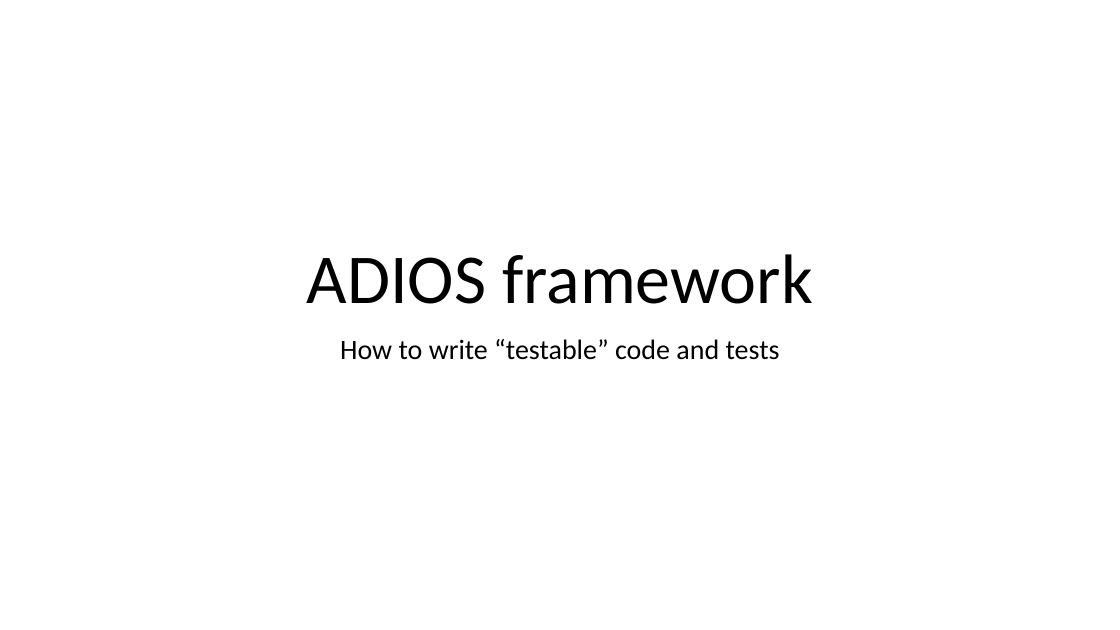
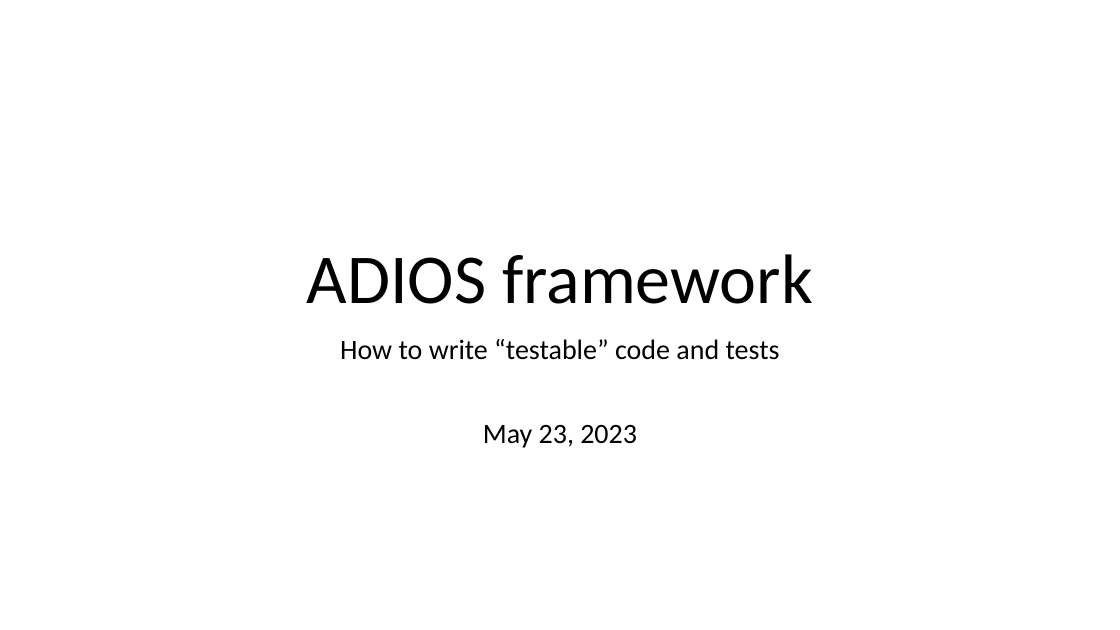
Before and after one commit to wai-blue/ADIOS, a slide deck: slide 1 of docs/Miscellaneous/How to write testable code and tests.pptx. Drawn at 1120x630 pixels with LibreOffice and Linux fonts; fonts in the diff are those of the drawing. Boxes give left, top, right and bottom in pixels: in the first picture for what was removed or moved away, otherwise in the second. Text is boxed around its words. In the diff, an @@ line names an element or a change of style, - is before the commit and + after.

```diff
--- a/docs/Miscellaneous/How to write testable code and tests.pptx
+++ b/docs/Miscellaneous/How to write testable code and tests.pptx
@@ subtitle at (483, 425, 637, 448): paragraph added @@
+May 23, 2023
```
Also in this commit, not shown: 2 other files.
